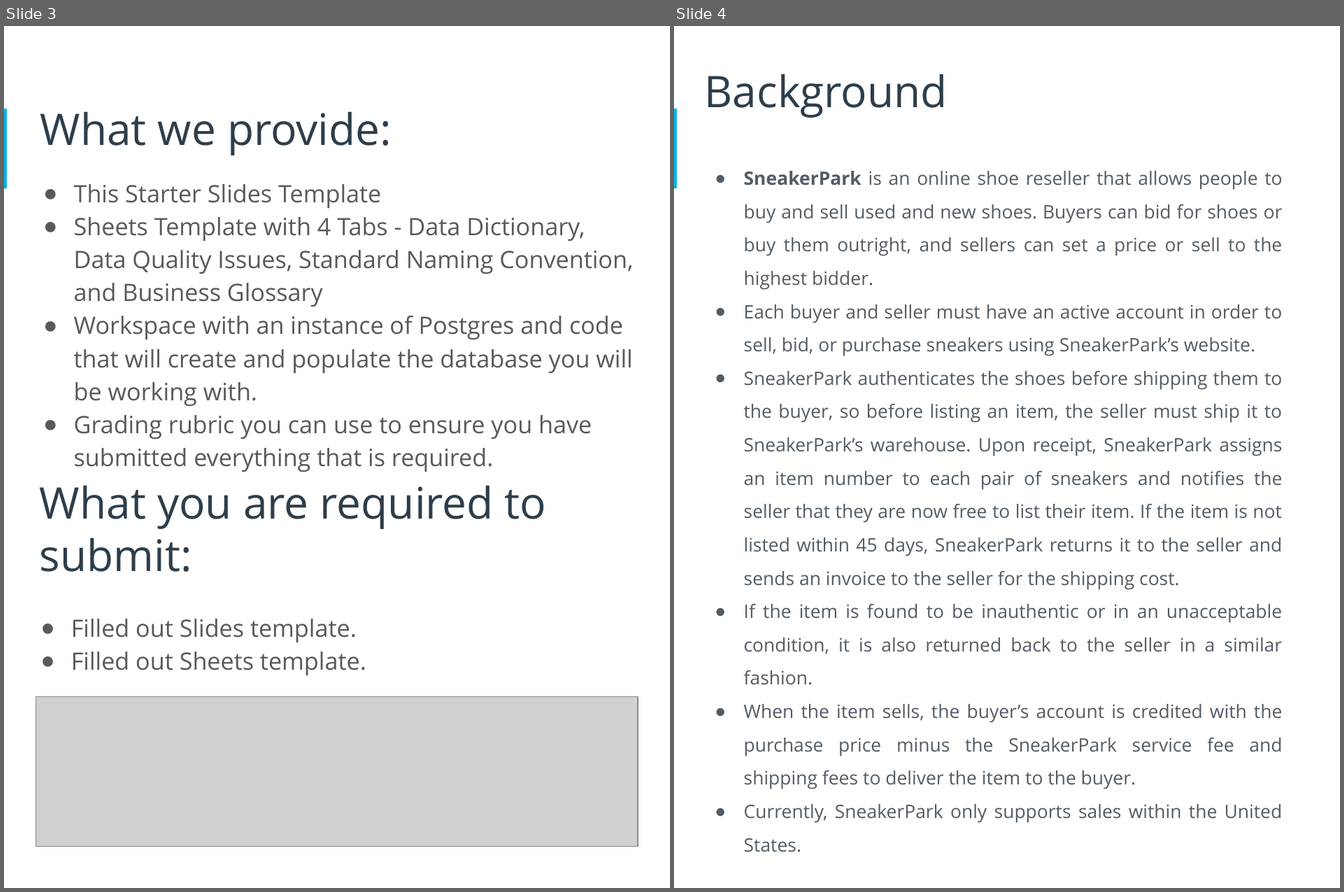
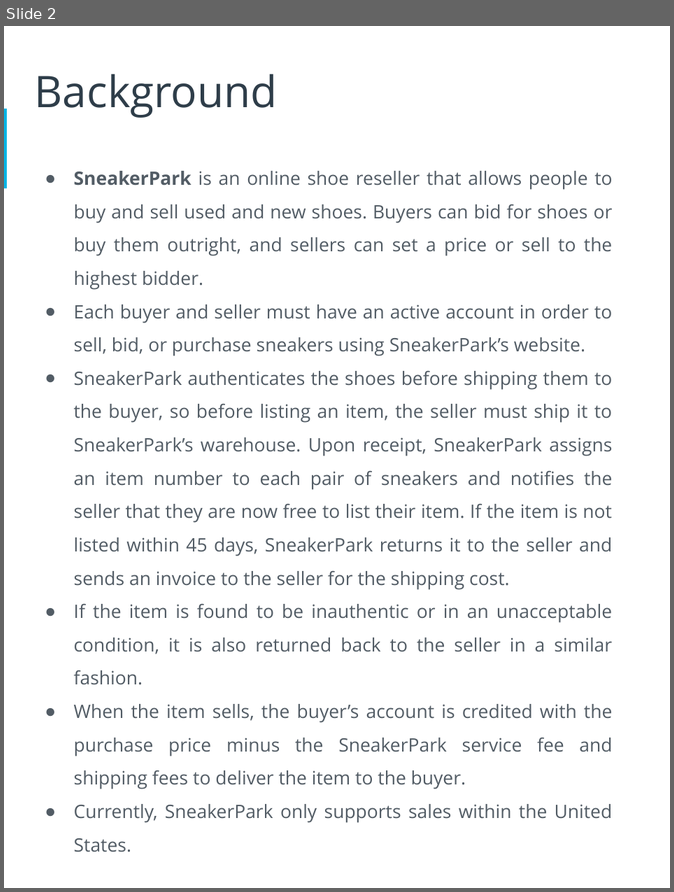
Before and after one commit to hereiamken/Udacity-Data-Architect, a slide deck: data-governance-at-sneaker-park/starter-template.pptx. Shown side by side, each under a label of ours: slides 3 and 4 before the commit, slide 2 after it. The pictures are 1344x892 and 674x892 pixels, drawn with LibreOffice and Linux fonts; fonts in the diff are those of the drawing; grey boxes stand for pictures. Boxes give left, top, right and bottom in pixels: in the first picture for what was removed or moved away, otherwise in the second. Text is boxed around its words. In the diff, an @@ line names an element or a change of style, - is before the commit and + after.

Commit message:
submit project 4

```diff
--- a/data-governance-at-sneaker-park/starter-template.pptx
+++ b/data-governance-at-sneaker-park/starter-template.pptx
@@ slide 3 removed at <box>4,26,670,888</box>, background #FFFFFF; not listed: 1 template element that a slide beside it also shows @@
@@ text removed at <box>40,111,392,156</box> @@
-What we provide:
@@ text removed at <box>74,184,633,472</box> @@
-● This Starter Slides Template
-● Sheets Template with 4 Tabs - Data Dictionary, Data Quality Issues, Standard Naming Convention, and Business Glossary
-● Workspace with an instance of Postgres and code that will create and populate the database you will be working with.
-● Grading rubric you can use to ensure you have submitted everything that is required.
@@ title removed at <box>40,485,547,572</box> @@
-What you are required to submit:
@@ text removed at <box>71,619,367,676</box> @@
-● Filled out Slides template.
-● Filled out Sheets template.
@@ picture removed at <box>36,697,638,847</box> @@
@@ text removed at <box>136,695,534,762</box> @@
-Remove this slide
@@ what was slide 4 is now slide 2 @@
```
Also in this commit, not shown: 6 slides changed, 3 slides added, 4 other slides removed, 8 other files.
